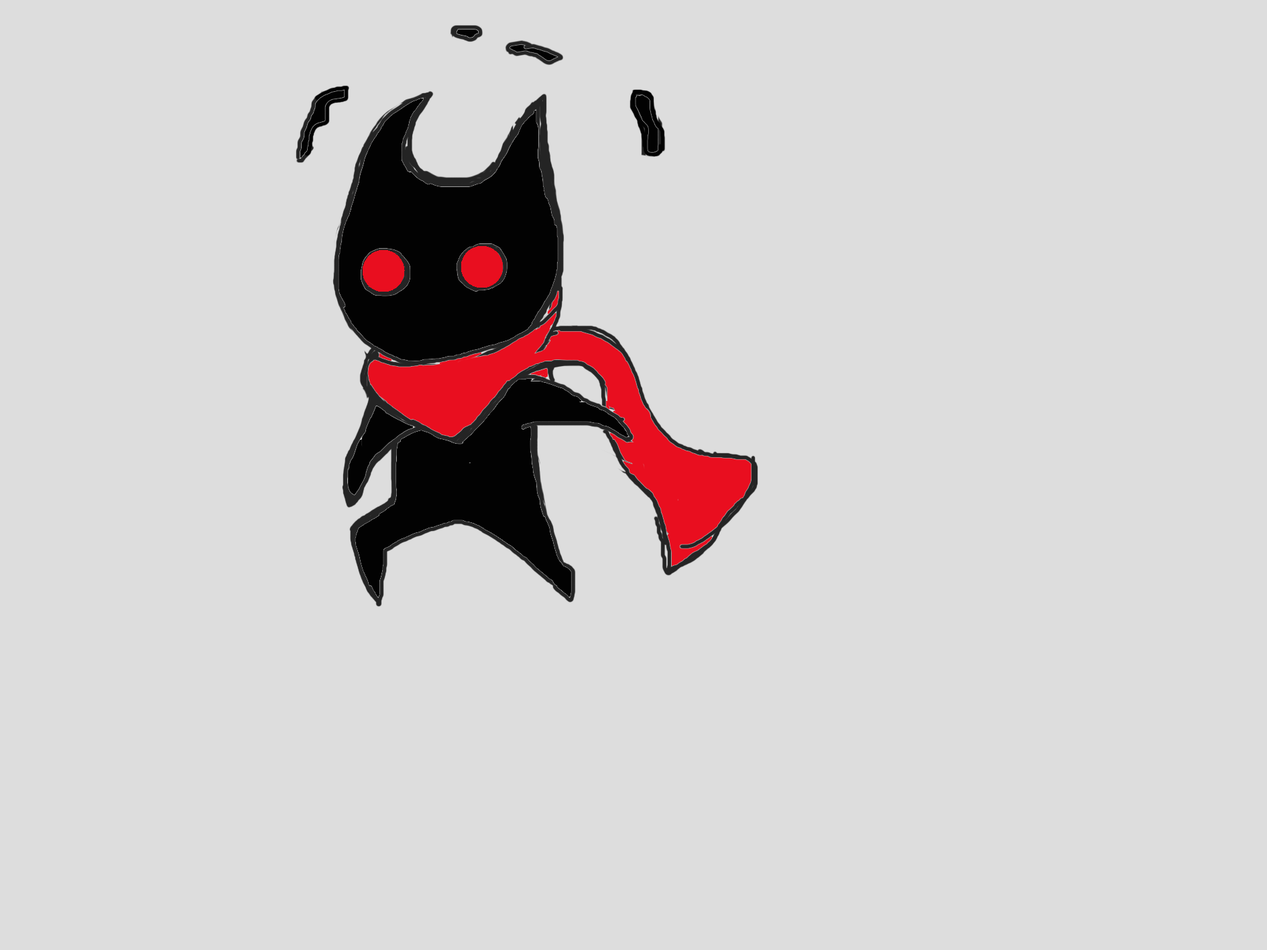
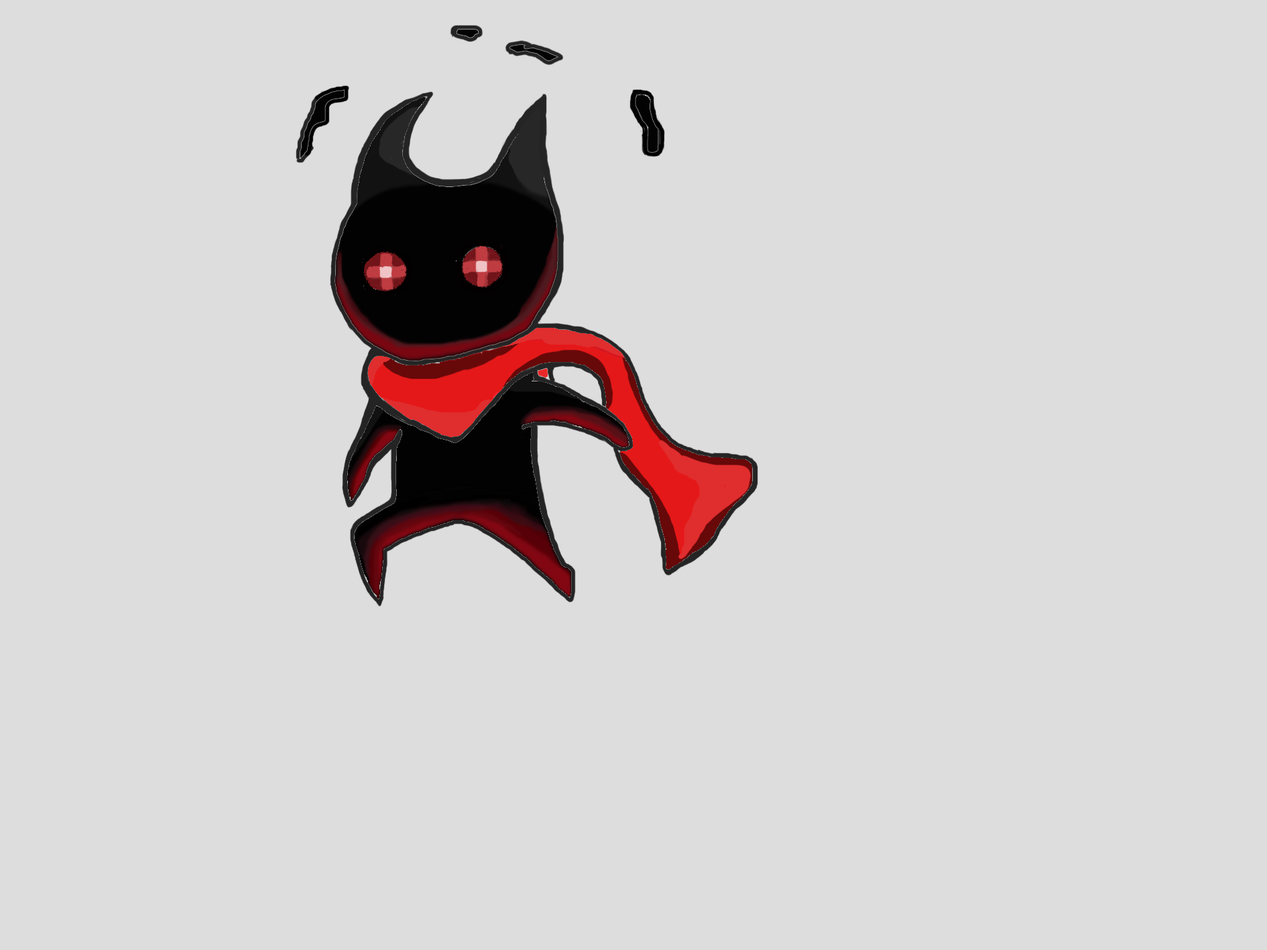
Layer changes from the first 1267x950 image to the second:
added layer "图层 6" above "图层 3" over 349, 97, 752, 560
showed "图层 3", painted on it over 333, 222, 753, 599
painted on "图层 2" over 329, 90, 753, 599
painted on "图层 1" over 329, 90, 757, 608
